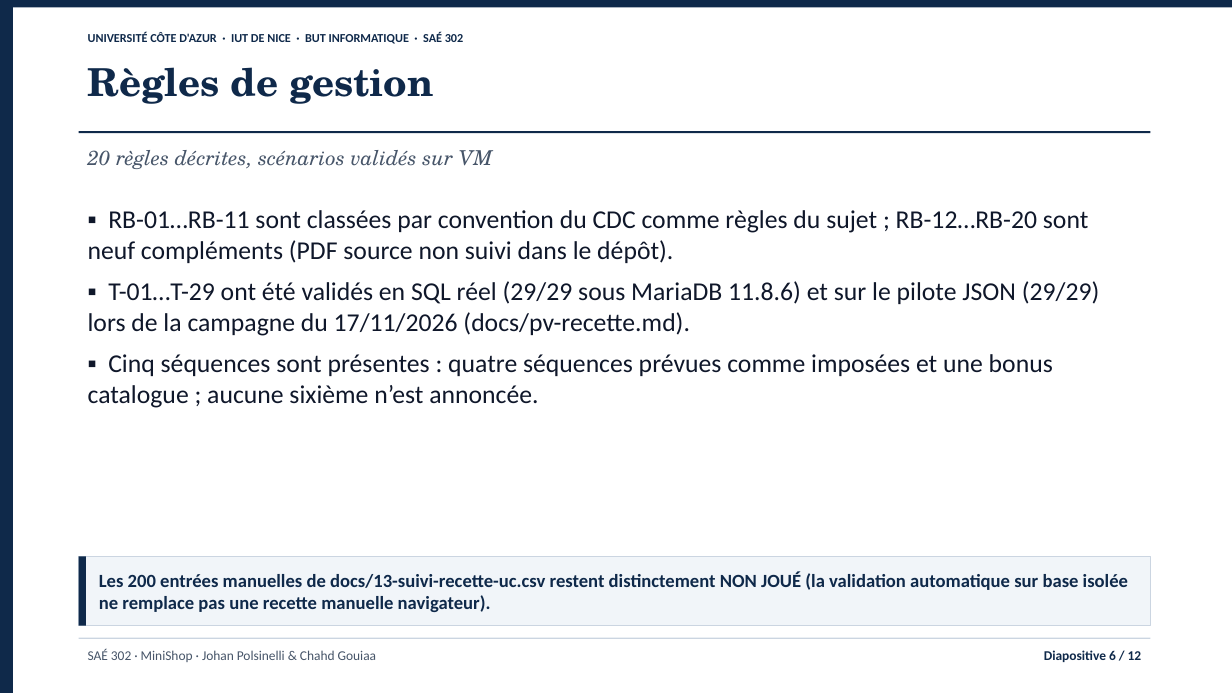
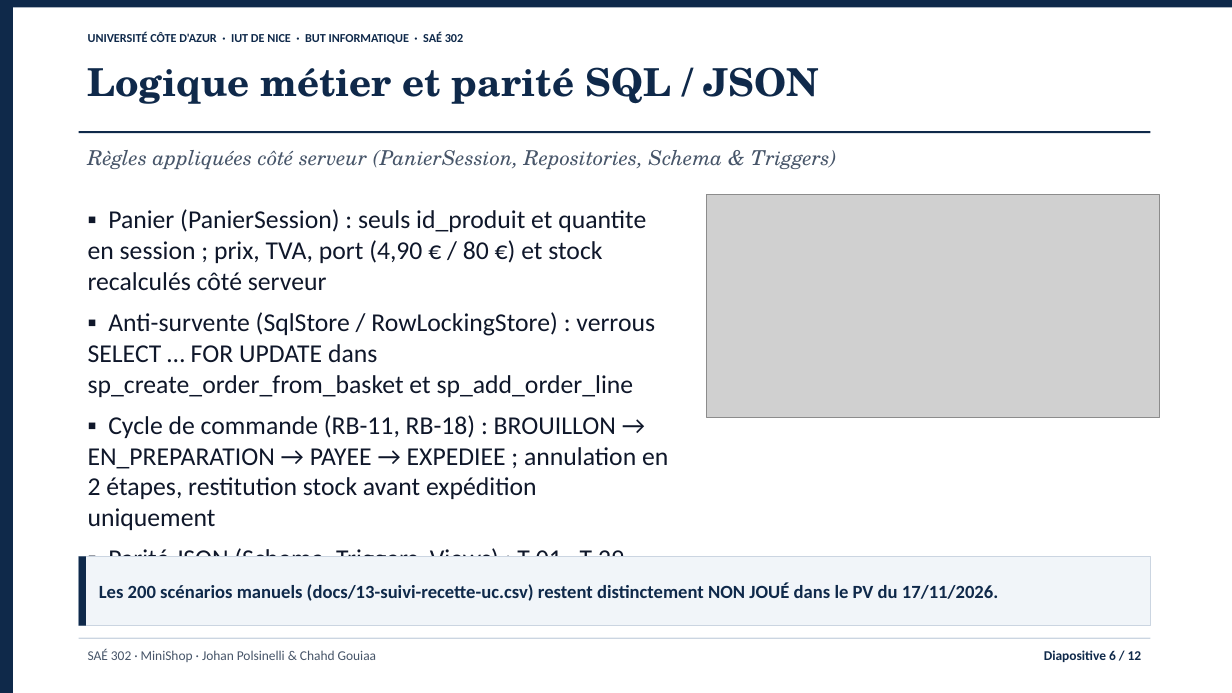
Before and after one commit to jojo8356/SAE-302, a slide deck: slide 6 of livrables/minishop-soutenance.pptx. Drawn at 1232x693 pixels with LibreOffice and Linux fonts; fonts in the diff are those of the drawing; grey boxes stand for pictures. Boxes give left, top, right and bottom in pixels: in the first picture for what was removed or moved away, otherwise in the second. Text is boxed around its words. In the diff, an @@ line names an element or a change of style, - is before the commit and + after.

Commit message:
docs: recrée les diapositives de soutenance d'après le code réel

```diff
--- a/livrables/minishop-soutenance.pptx
+++ b/livrables/minishop-soutenance.pptx
@@ text at (88, 67, 819, 104): text changed @@
-Règles de gestion
+Logique métier et parité SQL / JSON
@@ text at (88, 150, 836, 169): text changed @@
-20 règles décrites, scénarios validés sur VM
+Règles appliquées côté serveur (PanierSession, Repositories, Schema & Triggers)
@@ text added at (88, 209, 668, 600), 20 pt, text #0F172A @@
+▪ Panier (PanierSession) : seuls id_produit et quantite en session ; prix, TVA, port (4,90 € / 80 €) et stock recalculés côté serveur
+▪ Anti-survente (SqlStore / RowLockingStore) : verrous SELECT … FOR UPDATE dans sp_create_order_from_basket et sp_add_order_line
+▪ Cycle de commande (RB-11, RB-18) : BROUILLON → EN_PREPARATION → PAYEE → EXPEDIEE ; annulation en 2 étapes, restitution stock avant expédition uniquement
+▪ Parité JSON (Schema, Triggers, Views) : T-01…T-29 validés 29/29 en SQL et en JSON
@@ picture added at (707, 194, 1160, 418) @@
@@ text removed at (88, 210, 1100, 408) @@
-▪ RB-01…RB-11 sont classées par convention du CDC comme règles du sujet ; RB-12…RB-20 sont neuf compléments (PDF source non suivi dans le dépôt).
-▪ T-01…T-29 ont été validés en SQL réel (29/29 sous MariaDB 11.8.6) et sur le pilote JSON (29/29) lors de la campagne du 17/11/2026 (docs/pv-recette.md).
-▪ Cinq séquences sont présentes : quatre séquences prévues comme imposées et une bonus catalogue ; aucune sixième n’est annoncée.
@@ text in rectangle at (99, 583, 998, 599): text changed @@
-Les 200 entrées manuelles de docs/13-suivi-recette-uc.csv restent distinctement NON JOUÉ (la validation automatique sur base isolée ne remplace pas une recette manuelle navigateur).
+Les 200 scénarios manuels (docs/13-suivi-recette-uc.csv) restent distinctement NON JOUÉ dans le PV du 17/11/2026.
```
Also in this commit, not shown: 11 other slides changed, 5 other files.
